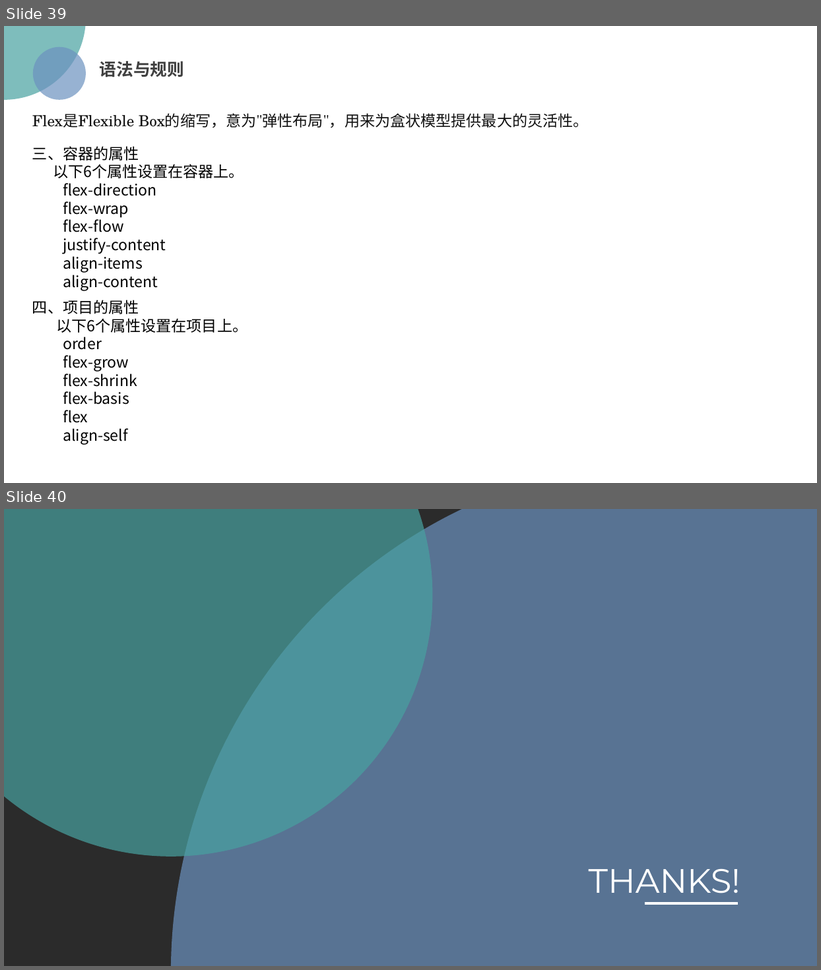
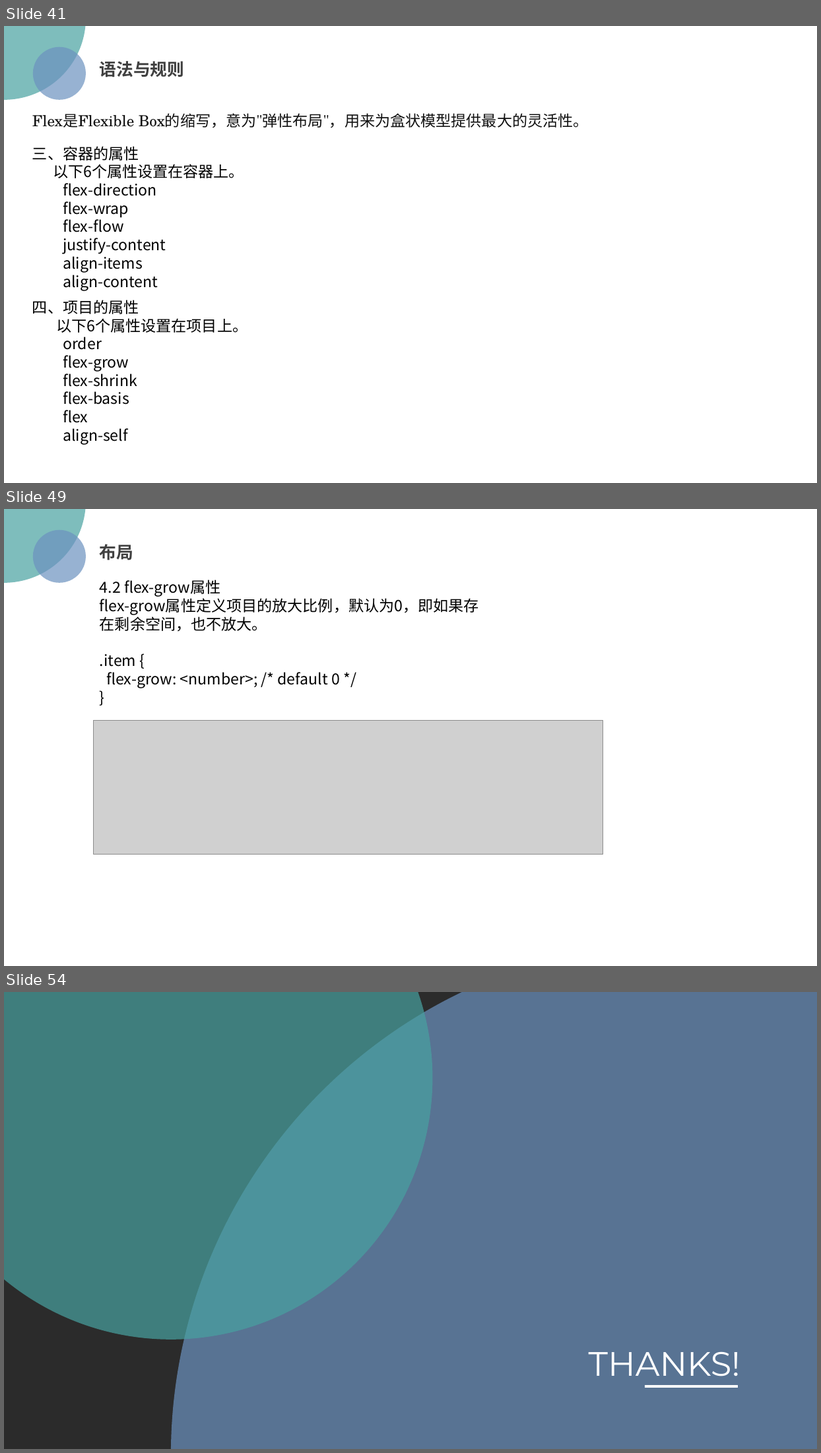
Before and after one commit to chutou/cssDemo, a slide deck: css 趣味之旅.pptx. Shown one above the other, each under a label of ours: slides 39 and 40 before the commit, slides 41, 49 and 54 after it; the slides between them are not shown. The pictures are 821x970 and 821x1453 pixels, drawn with LibreOffice and Linux fonts; fonts in the diff are those of the drawing; grey boxes stand for pictures; background and template pictures are left out; a plain dark background stands for a picture behind light text. Boxes give left, top, right and bottom in pixels: in the first picture for what was removed or moved away, otherwise in the second. Text is boxed around its words. In the diff, an @@ line names an element or a change of style, - is before the commit and + after.

```diff
--- a/css 趣味之旅.pptx
+++ b/css 趣味之旅.pptx
@@ slide 49 added at <box>4,509,817,966</box>, background picture (left out) @@
@@ ellipse added at <box>4,509,86,583</box>, fill #48A2A0 at 70% opacity @@
@@ ellipse added at <box>32,529,86,583</box>, fill #6C92C0 at 70% opacity @@
@@ text added at <box>100,544,133,560</box>, 20 pt, text #404040, bold @@
+布局
@@ text added at <box>100,580,479,689</box>, 18 pt, text #000000 @@
+4.2 flex-grow属性
+flex-grow属性定义项目的放大比例，默认为0，即如果存在剩余空间，也不放大。
+.item {
+flex-grow: <number>; /* default 0 */
+}
@@ picture added at <box>94,720,603,854</box> @@
@@ what was slide 39 is now slide 41 @@
@@ what was slide 40 is now slide 54 @@
```
Also in this commit, not shown: 3 slides changed, 13 other slides added, 11 other files.
